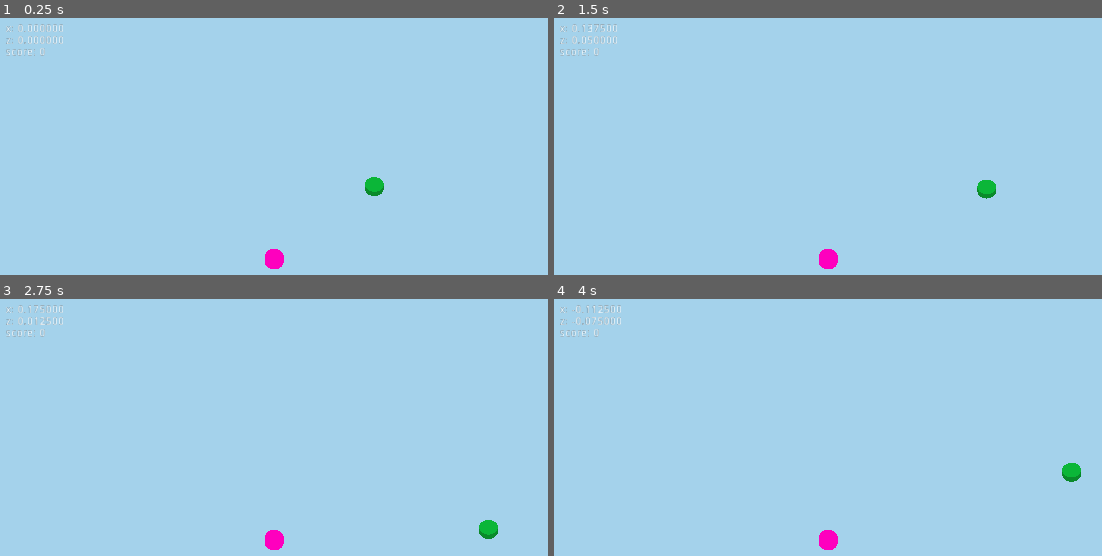
Above: before the commit, frames 1-4 (two rows, left to right).
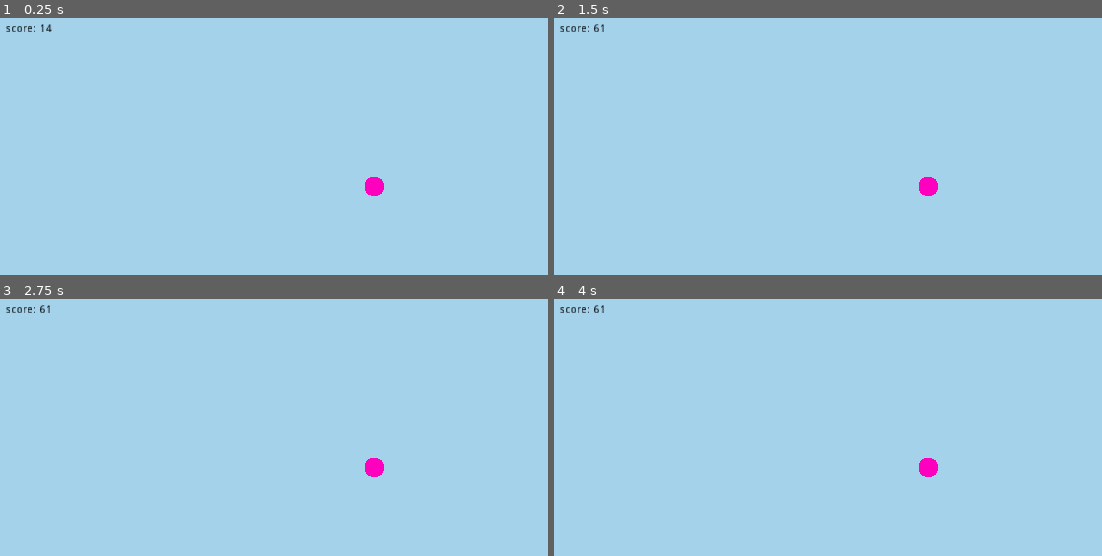
Above: after the commit, the same moments.

Repository: danreeves/lilypad-lagoon
Game: Godot game, scene res://World.tscn
Two runs of this game, one before a commit and one after it. Both use one fixed random seed, a clock stepped at 60 frames per second and the inputs below.
Inputs:
- Up to frame 1 (0.25 s): no input
- Up to frame 2 (1.5 s): tap Enter at 0.5 s; hold Right 0.53-1.28 s; hold Down from 1.28 s (still down)
- Up to frame 3 (2.75 s): release Down at 2.03 s; hold Right from 2.03 s (still down)
- Up to frame 4 (4 s): release Right at 2.78 s; hold Up 2.78-3.53 s; hold Left from 3.53 s (still down)

The runs differ from the first frame. In frame 1, 0.8% of the frame differs, in the area x 1-71%, y 2-98%; in frame 2, 1.0%; in frame 3, 1.0%; in frame 4, 1.0%, in the area x 1-97%, y 2-98%.

Commit message:
wow some stuff

Diff:
--- a/GUI.gd
+++ b/GUI.gd
@@ -1,6 +1,5 @@
 extends RichTextLabel
 
 func _process(_dt):
-	var vel = Lotad.get_vel()
 	var score = Lotad.get_num_flowers()
-	set_text("x: %f\nz: %f\nscore: %d" % [vel.x, vel.z, score])
+	set_text("score: %d" % score)
--- a/GUI.tscn
+++ b/GUI.tscn
@@ -2,14 +2,16 @@
 
 [ext_resource path="res://GUI.gd" type="Script" id=1]
 
-[node name="CanvasLayer" type="CanvasLayer"]
+[node name="GUI" type="CanvasLayer"]
 follow_viewport_enable = true
 
-[node name="GUI" type="RichTextLabel" parent="."]
+[node name="Score" type="RichTextLabel" parent="."]
 margin_left = 38.0
 margin_top = 38.0
 margin_right = 228.0
 margin_bottom = 101.0
+custom_colors/default_color = Color( 0, 0, 0, 1 )
+text = "score: 0"
 scroll_active = false
 script = ExtResource( 1 )
 __meta__ = {
--- /dev/null
+++ b/World.gd
@@ -0,0 +1,13 @@
+extends Spatial
+
+var Flower = load("res://Flower.tscn")
+
+func _ready():
+	pass # Replace with function body.
+
+func _process(dt):
+	if find_node("Flower", true):
+		pass
+	else:
+		var flower = Flower.instance()
+		add_child(flower)
--- a/World.tscn
+++ b/World.tscn
@@ -1,6 +1,6 @@
 [gd_scene load_steps=5 format=2]
 
-[ext_resource path="res://Flower.tscn" type="PackedScene" id=1]
+[ext_resource path="res://World.gd" type="Script" id=1]
 [ext_resource path="res://GUI.tscn" type="PackedScene" id=2]
 
 [sub_resource type="BoxShape" id=3]
@@ -11,6 +11,7 @@
 size = Vector3( 100, 0.1, 100 )
 
 [node name="World" type="Spatial"]
+script = ExtResource( 1 )
 
 [node name="Pond" type="StaticBody" parent="."]
 transform = Transform( 1, 0, 0, 0, 1, 0, 0, 0, 1, 0, 0.2, 0 )
@@ -30,6 +31,3 @@
 size = 50.0
 
 [node name="CanvasLayer" parent="." instance=ExtResource( 2 )]
-
-[node name="Flower" parent="." instance=ExtResource( 1 )]
-transform = Transform( 1, 0, 0, 0, 1, 0, 0, 0, 1, -10.6913, 0.916691, 10.1131 )
